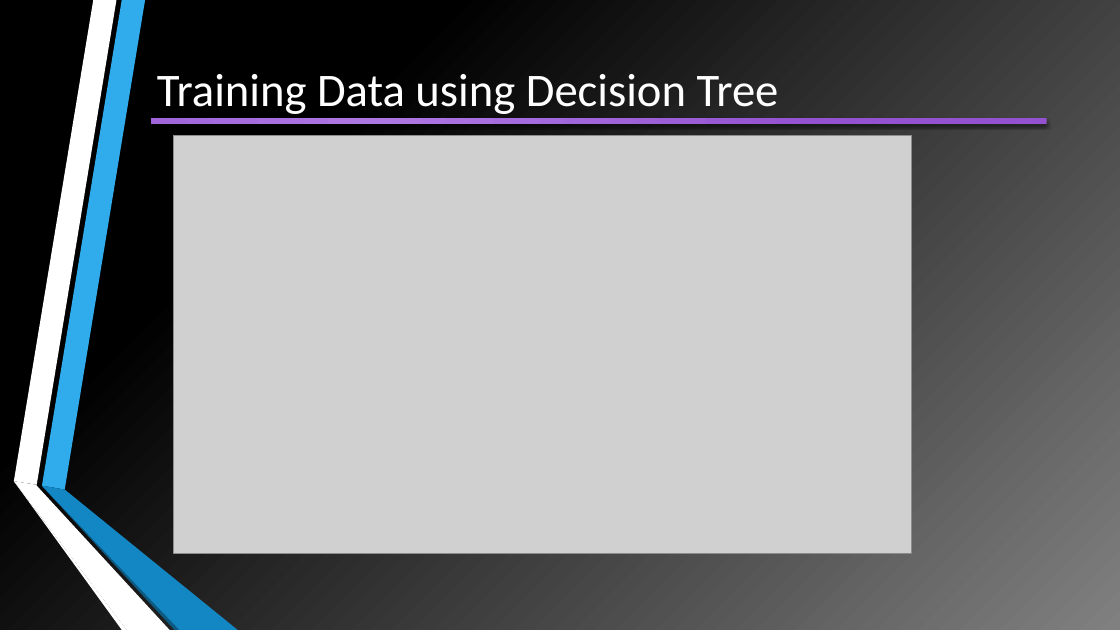
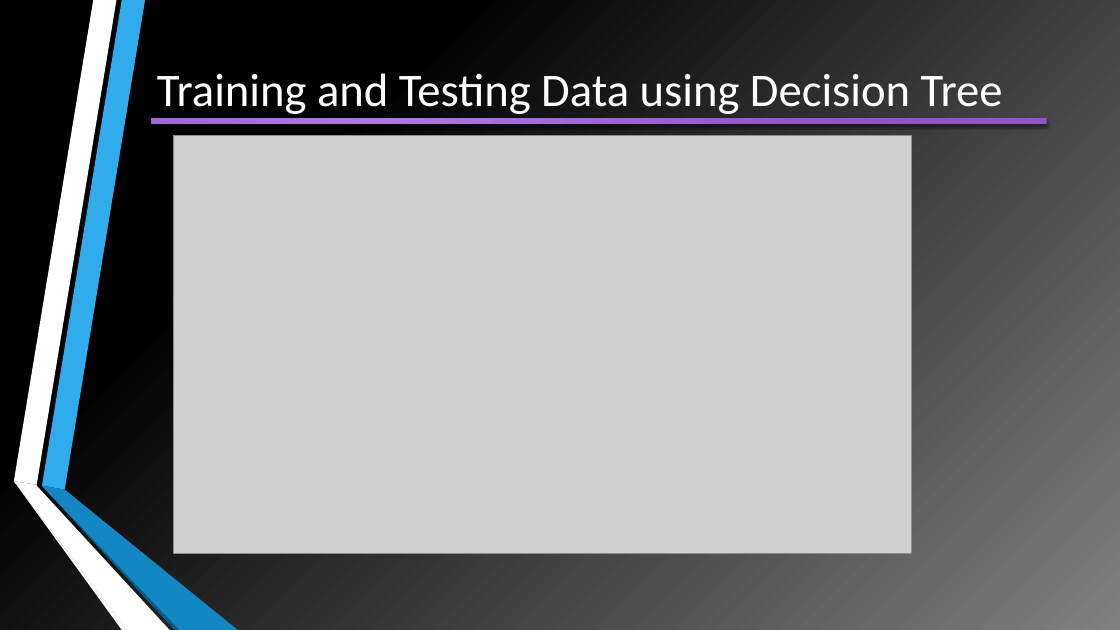
Before and after one commit to VirendraVerma-Viru/Titanic-Project-ML, a slide deck: slide 20 of TITANIC SURVIVOR PREDICTION.pptx (slide 14 before the commit). Drawn at 1120x630 pixels with LibreOffice and Linux fonts; fonts in the diff are those of the drawing; grey boxes stand for pictures. Boxes give left, top, right and bottom in pixels: in the first picture for what was removed or moved away, otherwise in the second. Text is boxed around its words. In the diff, an @@ line names an element or a change of style, - is before the commit and + after.

```diff
--- a/TITANIC SURVIVOR PREDICTION.pptx
+++ b/TITANIC SURVIVOR PREDICTION.pptx
@@ title at (157,73,1003,114): text changed @@
-Training Data using Decision Tree
+Training and Testing Data using Decision Tree
```
Also in this commit, not shown: 5 other slides changed, 8 slides added, 2 other files.
